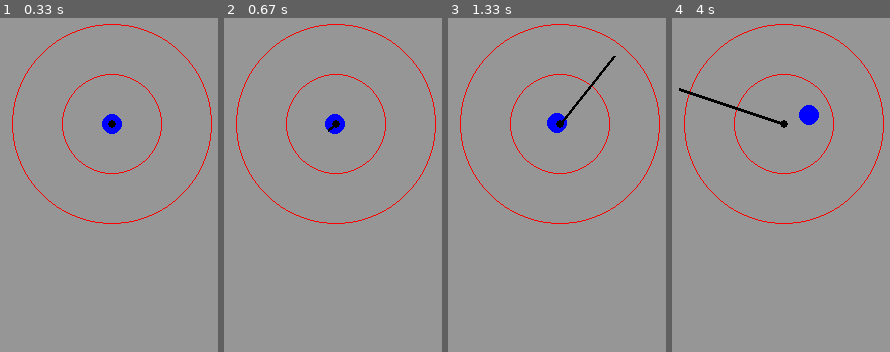
Above: before the commit, frames 1-4 (left to right).
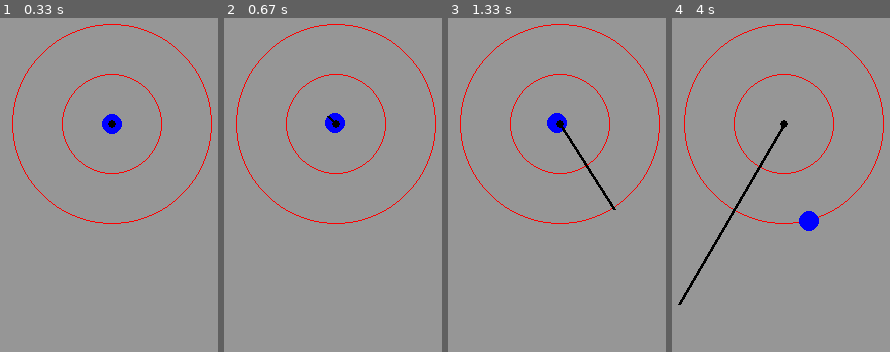
Above: after the commit, the same moments.

Repository: davidlackovic/paralelni-manipulator
Game: pygame game, started from simulation/simulation_v4.py
The game is run twice, just before and just after one commit, with the same random seed, the same clock (stepped at 60 frames per second) and the same inputs.
Inputs (mouse positions are in pixels of both pictures, inside the frame that each line leads up to):
- Up to frame 1 (0.33 s): no input
- Up to frame 2 (0.67 s): click (311, 144) at 0.38 s
- Up to frame 3 (1.33 s): click (outside the picture) at 0.72 s; click (outside the picture) at 1.05 s
- Up to frame 4 (4 s): click (outside the picture) at 1.38 s; click (794, 174) at 1.72 s; click (outside the picture) at 2.05 s; click (outside the picture) at 2.38 s; click (outside the picture) at 2.72 s; click (outside the picture) at 3.05 s; click (811, 104) at 3.38 s; click (outside the picture) at 3.72 s

Frame 1 is identical in both runs. In frame 2, 0.1% of the frame differs, in the area x 46-56%, y 28-35%; in frame 3, 0.6%; in frame 4, 2.0%, in the area x 2-68%, y 20-86%.

Commit message:
synced coordinate frames

Diff:
--- a/balancing_v4_krajse.py
+++ b/balancing_v4_krajse.py
@@ -73,9 +73,9 @@
 
 # set 2
 
-acceleration = 140
-feedrate = 1200
-delay = 0.0
+#acceleration = 140
+#feedrate = 1200
+#delay = 0.0
 
 
 
@@ -156,6 +156,7 @@
 processed_frame, current_position, current_velocity = CV.process_frame(frame, lower_color, upper_color, alpha)
 if np.all(current_position!=None):
     CV.target_pos = current_position
+    PID.reset_old_pos(current_position)
 else:
     print('couldn\'t set target position')
 
@@ -179,11 +180,12 @@
         if np.all(old_position != None):
             if np.linalg.norm(current_position - old_position) <= 4: # check if error <= 3
                 current_position = old_position
+            #TODO: to se lahko vse dela v kamera.py, da ni tukaj raztreseno
             #print(f'napaka je: {np.linalg.norm(current_position - old_position)}')
 
 
         new_angle = PID.calculate(current_position=current_position, target_position=CV.target_pos, time_step=time_step)
-        print(f'integral: {PID.integral}')
+        #print(f'integral: {PID.integral}')
 
         #if np.linalg.norm(PID.current_error) < 150:
             #new_angle += (1-(PID.current_error/150))*0.0027*np.sin(5*2*np.pi*time.time())
@@ -209,7 +211,7 @@
                 time.sleep(delay)
                 time_to_move = np.max(limited_steps - old_steps)/(feedrate/60)
 
-                print(f'moved {time.strftime('%Y-%m-%d %H:%M:%S')}.{int(time.time() * 1000) % 1000:03d}')
+                #print(f'moved {time.strftime('%Y-%m-%d %H:%M:%S')}.{int(time.time() * 1000) % 1000:03d}')
 
                 current_angle = clipped_new_angle
                 old_move_time = time.time_ns()
--- /dev/null
+++ b/finished/environment.py
@@ -0,0 +1,39 @@
+
+import os
+import gymnasium as gym
+import numpy as np
+import cv2
+import kinematika
+import communicator_v2
+import serial
+import time
+
+
+
+
+class ManipulatorEnv(gym.Env):
+    def __init__(self):
+        super(ManipulatorEnv, self).__init__()
+
+        # observation space: x, y kordinati žogice
+        self.observation_space = gym.spaces.Box(low=-500, high=500, shape=(2,), dtype=np.float32) # TODO lahko dodam vx, vy in time_since_last_observation
+
+        # action space: nakloni 3 rok manipulatorja
+        self.action_space = gym.spaces.Box(low=-2, high=8, shape=(3,), dtype=np.float32)
+
+        self.ball_pos = np.array([0.0, 0.0])
+
+    def step(self, action):
+        self.ball_pos # iz kamere
+
+        # TODO premik kotov glede na action in communicator_v2
+
+        reward = -np.linalg.norm(self.ball_pos) # TODO reward je lahko tudi odvisen od hitrosti žogice
+
+        # če je žogica izven mize, igra je končana
+        terminated = np.linalg.norm(self.ball_pos) > 500
+
+        return self.ball_pos, reward, terminated, {}
+
+    def reset(self):
+        return
--- a/finished/kamera.py
+++ b/finished/kamera.py
@@ -2,7 +2,12 @@
 import numpy as np
 
 class CV2Wrapper():
-    def __init__(self, camera_index=0, window_name='Webcam feed', camera_matrix=np.array([0]), distortion_coefficients=np.array([0])):
+    def __init__(self, camera_index=0, window_name='Webcam feed', camera_matrix=np.array([0]), distortion_coefficients=np.array([0]), exposure_value=np.float64(-9.4)):
+        '''Class for handling camera input and processing frames.
+        Exposura value is set to -9.4 by default, but can be changed by passing a different value in the constructor.
+
+        Note: camera reference frames are defined here and are obtained from rotation_calibration.py.
+        '''
         self.cap = cv2.VideoCapture(camera_index, cv2.CAP_DSHOW)
         self.window_name=window_name
         self.cap.set(cv2.CAP_PROP_FRAME_WIDTH, 640)
@@ -24,10 +29,14 @@
         self.distortion_coefficients = distortion_coefficients
 
         self.target_pos = np.array([0,0])
+        self.old_pos = None
 
         # offsets for setting reference frame
-        self.x_offset = 332
-        self.y_offset = 282
+        self.x_offset = 334
+        self.y_offset = 287
+
+        self.exposure_value_fixed = exposure_value
+
 
 
         if not self.cap.isOpened():
@@ -46,7 +55,7 @@
         '''Opens a window with a slider to calibrate exposure. If lower_color and upper_color are passed tracking of the ball will be tested too.'''
         cv2.namedWindow("Exposure calibration")
         cv2.createTrackbar("Exposure", "Exposure calibration", 100, 200, self.adjust_exposure)
-        self.cap.set(cv2.CAP_PROP_EXPOSURE, -8.1)
+        self.cap.set(cv2.CAP_PROP_EXPOSURE, self.exposure_value_fixed)
 
 
         while True:
@@ -54,7 +63,6 @@
             if not ret:
                 print("Error: Could not read frame")
                 break
-
             processed_frame = cv2.resize(frame, (640, 480), interpolation=cv2.INTER_LINEAR)
             processed_frame = cv2.undistort(processed_frame, self.camera_matrix, self.distortion_coefficients)
             hsv = cv2.cvtColor(processed_frame, cv2.COLOR_BGR2HSV)
@@ -127,11 +135,11 @@
 
                     cv2.circle(processed_frame, (int(cx), int(cy)), 2, (0, 0, 0), 2)
                     cv2.circle(processed_frame, (int(cx), int(cy)), int(self.smooth_r), (0, 255, 0), 1)
-                    cv2.circle(processed_frame, (self.target_pos[0]+self.x_offset, self.target_pos[1]+self.y_offset), 3, (0,0,255), -1)
+                    cv2.circle(processed_frame, (self.target_pos[0]+self.x_offset, -self.target_pos[1]+self.y_offset), 3, (0,0,255), -1)
 
 
 
-                    return processed_frame, np.array([int(offset_cx), int(offset_cy)]), np.array([vx, vy])
+                    return processed_frame, np.array([int(offset_cx), -int(offset_cy)]), np.array([vx, vy])
 
             else:
                 print("No ball detected")
@@ -146,7 +154,7 @@
         '''
         if event == cv2.EVENT_LBUTTONDOWN:
             print(f'Target position set to {int(x- self.x_offset), int(y- self.y_offset)}')
-            self.target_pos = np.array([int(x- self.x_offset), int(y- self.y_offset)])
+            self.target_pos = np.array([int(x- self.x_offset), -int(y- self.y_offset)])
 
     def set_mouse_callback(self):
         cv2.setMouseCallback(self.window_name, self.mouse_callback)
--- a/finished/kinematika.py
+++ b/finished/kinematika.py
@@ -122,12 +122,21 @@
 
         self.old_pos = start_position
 
+    def reset_old_pos(self, position):
+        '''
+        Reset old position.
+
+        '''
+        self.old_pos = position
+
+
     def calculate(self, current_position=np.ndarray, target_position=np.ndarray, time_step=np.float64):
         '''
         Calculate required angle to reach target position after one time step.
 
         '''
-        self.current_error = (target_position-current_position) *  np.array([1, -1]) # axis transform for right-handed coordinate frame
+
+        self.current_error = (target_position-current_position)
         #self.adjust_PID()
         proportional = self.K_p*self.current_error
         self.integral = self.integral + self.current_error*time_step
@@ -137,7 +146,7 @@
 
         # pristop z D term za pozicijo, ne error
         #derivative = (error-self.previous_error)/time_step
-        derivative = -(current_position-self.old_pos)/time_step * np.array([1, -1])
+        derivative = -(current_position-self.old_pos)/time_step
         derivative_term = self.K_d*derivative
 
         new_tilt_angle = proportional+integral_term+derivative_term
--- /dev/null
+++ b/gym_folder/test_v1.py
@@ -0,0 +1,13 @@
+import gymnasium as gym
+
+env = gym.make("LunarLander-v3", render_mode="human")
+observation, info = env.reset()
+
+episode_over = False
+while not episode_over:
+    action = env.action_space.sample()  # agent policy that uses the observation and info
+    observation, reward, terminated, truncated, info = env.step(action)
+
+    episode_over = terminated or truncated
+
+env.close()
--- a/rotation_calibration.py
+++ b/rotation_calibration.py
@@ -3,12 +3,14 @@
 from finished import kamera
 import serial
 import time
+from finished import kinematika
+from finished import communicator_v2
 
 # Parameters
-b = 0.071589  # m
-p = 0.21215  # m
-l_1 = 0.16200  # m
-l_2 = 0.2525  # m
+b = 0.071589 # m
+p = 0.116 # m
+l_1 = 0.08254 # m
+l_2 = 0.1775 # m
 
 mtx = np.array([[649.84070017, 0.00000000e+00, 326.70849136],
                 [0.00000000e+00, 650.79575464, 306.13746377],
@@ -16,8 +18,11 @@
 dist = np.array([-0.4586199,  0.20583847,   0.00120806,  0.00507029,  -0.0083358])
 
 
+serial_port = 'COM5'
+ser = serial.Serial(serial_port, 115200, timeout=1)
 
 CV = kamera.CV2Wrapper(camera_index=1, window_name='Webcam feed', camera_matrix=mtx, distortion_coefficients=dist)
+com = communicator_v2.SerialCommunication(ser=ser, normal_acceleration=100)  # communication object iz communicator_v2
 
 
 time.sleep(0.5)
@@ -75,6 +80,16 @@
 
 a, b, c = False, False, False  # Flags to track points
 
+start_config = np.array([0.19, 0, 0])
+resting_position=kinematika.izracun_kotov(b, p, l_1, l_2, start_config[0], 0, 0)
+resting_steps=kinematika.deg2steps(resting_position)
+com.enable_steppers()
+time.sleep(1)
+com.move_to_position(resting_steps)
+time.sleep(5)
+print('Searching for ball')
+time.sleep(1)
+
 while True:
     ret, frame = CV.cap.read()
     if not ret:
@@ -121,3 +136,8 @@
 
 
 cv2.destroyAllWindows()
+
+resting_position=kinematika.izracun_kotov(b, p, l_1, l_2, 0.15, 0, 0)
+resting_steps=kinematika.deg2steps(resting_position)
+com.move_to_position(resting_steps)
+time.sleep(5)
Empty file added: RL_balancing_v1.py
Empty file added: finished/__init__.py
